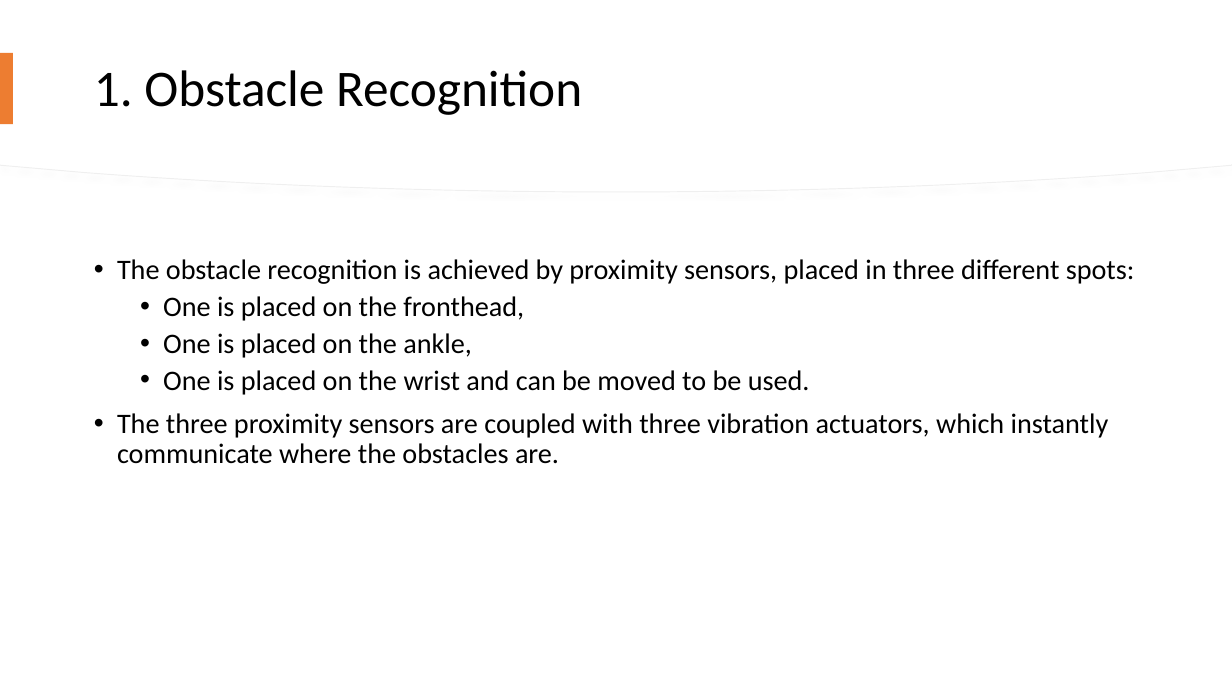
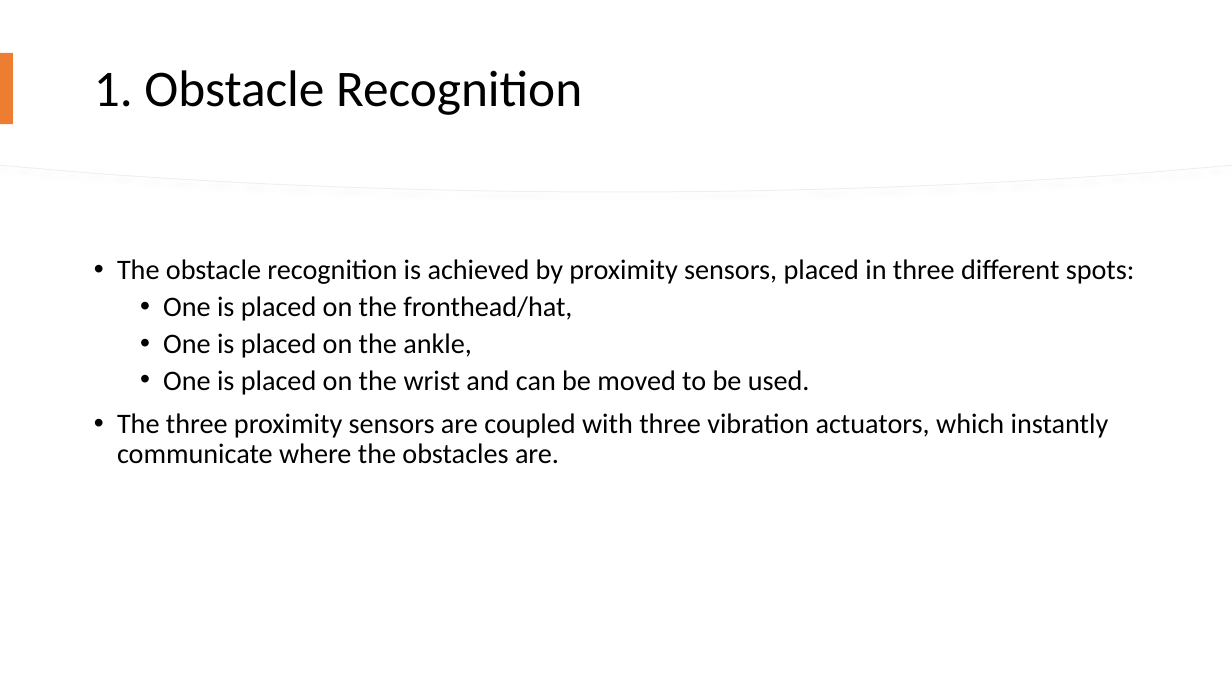
Before and after one commit to TheSmetz/Blinduino, a slide deck: slide 3 of Blinduino.pptx. Drawn at 1232x693 pixels with LibreOffice and Linux fonts; fonts in the diff are those of the drawing. Boxes give left, top, right and bottom in pixels: in the first picture for what was removed or moved away, otherwise in the second. Text is boxed around its words. In the diff, an @@ line names an element or a change of style, - is before the commit and + after.

```diff
--- a/Blinduino.pptx
+++ b/Blinduino.pptx
@@ text at (x1=163, y1=296, x2=572, y2=321): text changed @@
-  • One is placed on the fronthead,
+  • One is placed on the fronthead/hat,
```
Also in this commit, not shown: 1 other slide changed, 2 other files.
